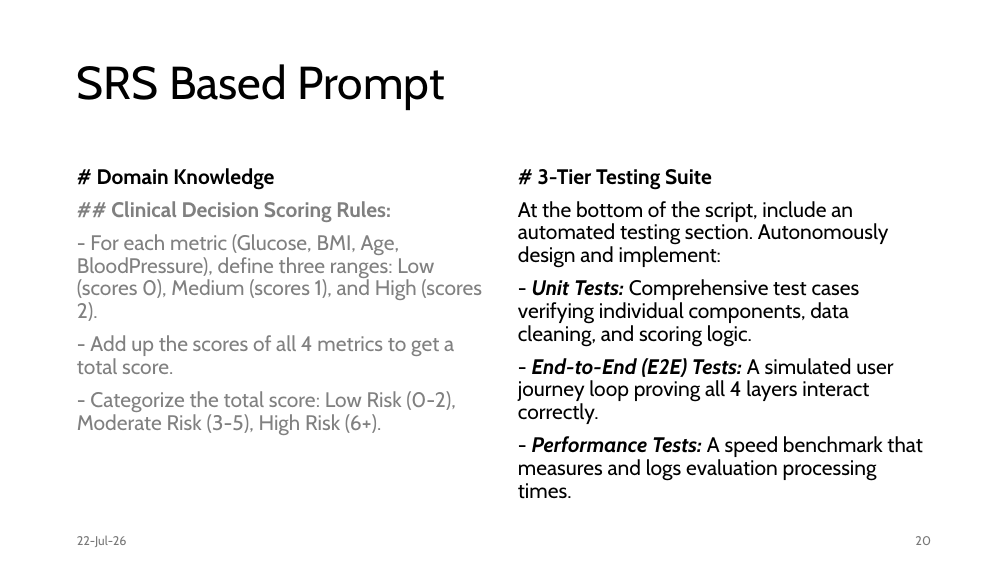
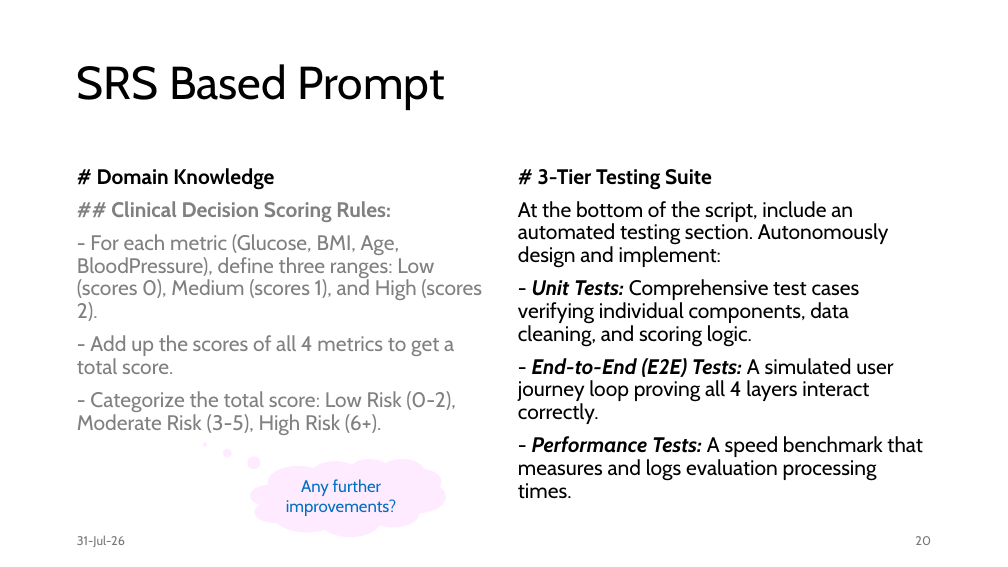
Before and after one commit to ploy-np/vibe-coding-101, a slide deck: slide 20 of vibe-coding.pptx. Drawn at 1008x567 pixels with LibreOffice and Linux fonts; fonts in the diff are those of the drawing. Boxes give left, top, right and bottom in pixels: in the first picture for what was removed or moved away, otherwise in the second. Text is boxed around its words. In the diff, an @@ line names an element or a change of style, - is before the commit and + after.

```diff
--- a/vibe-coding.pptx
+++ b/vibe-coding.pptx
@@ thought cloud added at [250, 459, 446, 537], fill #FFEBFF, 16 pt, text #0070C0 @@
+Any further improvements?
@@ text at [77, 535, 125, 547]: text changed @@
-22-Jul-26
+31-Jul-26
```
Also in this commit, not shown: 38 other slides changed.
